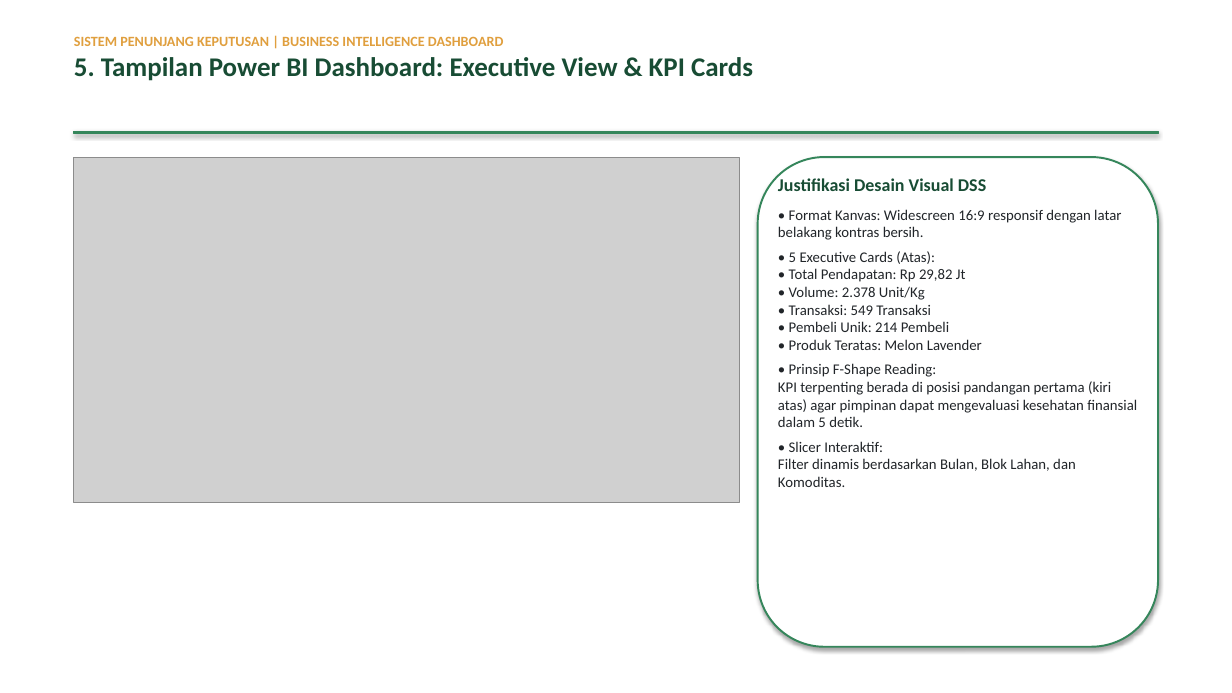
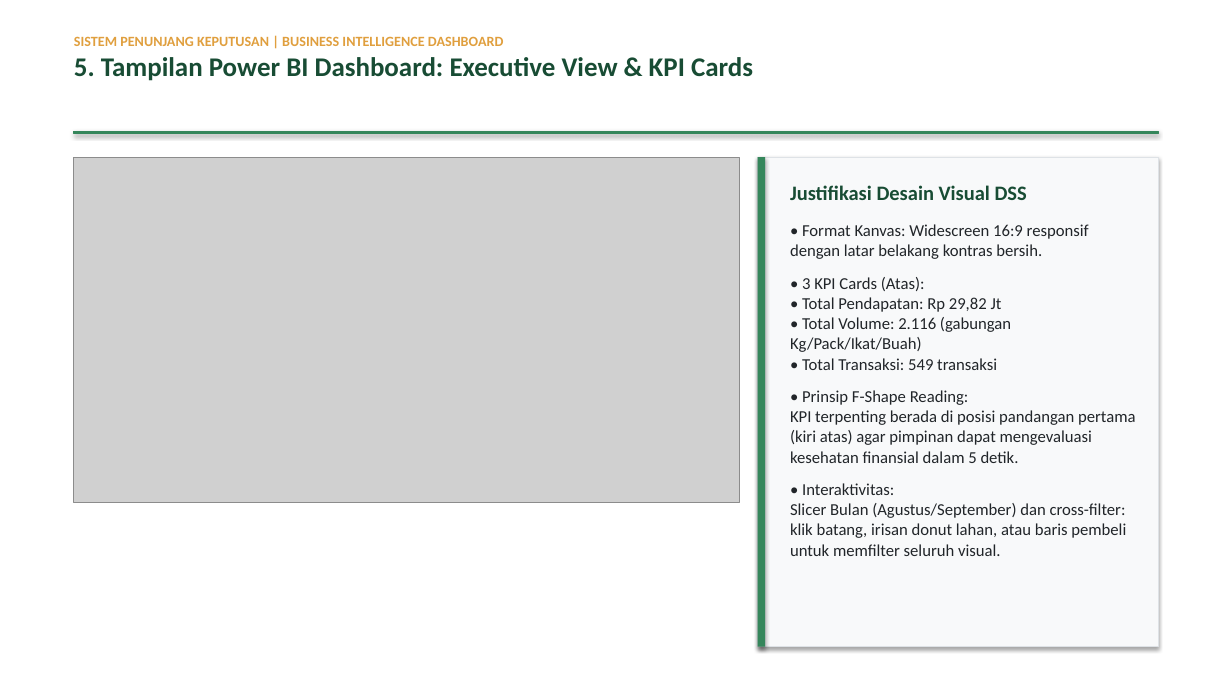
Before and after one commit to adsurkasur/tugas-spk, a slide deck: slide 6 of Presentasi_DSS_BBPP_Ketindan.pptx. Drawn at 1232x693 pixels with LibreOffice and Linux fonts; fonts in the diff are those of the drawing; grey boxes stand for pictures. Boxes give left, top, right and bottom in pixels: in the first picture for what was removed or moved away, otherwise in the second. Text is boxed around its words. In the diff, an @@ line names an element or a change of style, - is before the commit and + after.

```diff
--- a/Presentasi_DSS_BBPP_Ketindan.pptx
+++ b/Presentasi_DSS_BBPP_Ketindan.pptx
@@ rectangle at [758, 157, 1158, 647]: rounded rectangle to rectangle; fill #FFFFFF to #F8F9FA; outline #35865B 1.5 pt to #DEE2E6 0.75 pt @@
@@ rectangle added at [758, 157, 765, 647], fill #35865B @@
@@ text at [790, 185, 1135, 463]: size 14 to 16 pt in "Justifikasi Desain Visual DSS"; size 11.5 to 13 pt in "• Format Kanvas: Widescreen 16:9 responsif dengan ...", "• Prinsip F-Shape Reading: KPI terpenting berada ..."; more space between paragraphs @@
@@ text "Justifikasi Desain Visual DSS": place and size @@
-text "Justifikasi Desain Visual DSS" at [778, 178, 1137, 487]
+text "Justifikasi Desain Visual DSS" at [790, 185, 1135, 556]
@@ text at [790, 277, 1011, 370]: text changed; size 11.5 to 13 pt @@
-• 5 Executive Cards (Atas):
-• Total Pendapatan: Rp 29,82 Jt
-• Volume: 2.378 Unit/Kg
-• Transaksi: 549 Transaksi
-• Pembeli Unik: 214 Pembeli
-• Produk Teratas: Melon Lavender
+• 3 KPI Cards (Atas):
+• Total Pendapatan: Rp 29,82 Jt
+• Total Volume: 2.116 (gabungan Kg/Pack/Ikat/Buah)
+• Total Transaksi: 549 transaksi
@@ text at [790, 483, 1126, 556]: text changed; size 11.5 to 13 pt @@
-• Slicer Interaktif:
-Filter dinamis berdasarkan Bulan, Blok Lahan, dan Komoditas.
+• Interaktivitas:
+Slicer Bulan (Agustus/September) dan cross-filter: klik batang, irisan donut lahan, atau baris pembeli untuk memfilter seluruh visual.
```
Also in this commit, not shown: 8 other slides changed, 13 other files.
